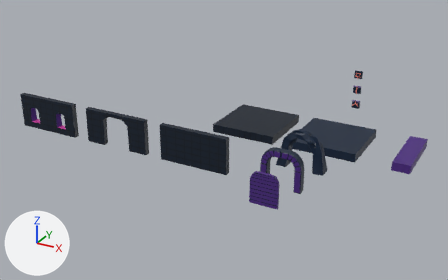
An edit to the Blender file blender/assets.blend, drawn before and after from the same camera.
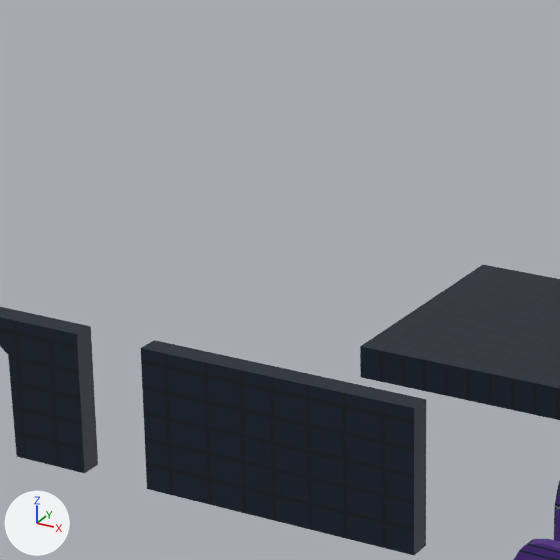
Each version appears first whole from a camera (50 mm lens) standing at (21.1, -65.1, 28.8) and looking at (-11.5, -5.8, -0.9), and next in a close-up on the part from 28% to 58% of the width and 14% to 63% of the height. Lighting does not change. The marker at lower left points along +X, +Y and +Z.

Names of what the first close-up shows: 'door', 'platform_brick', 'wall_brick_1', 'wall_brick_2'.
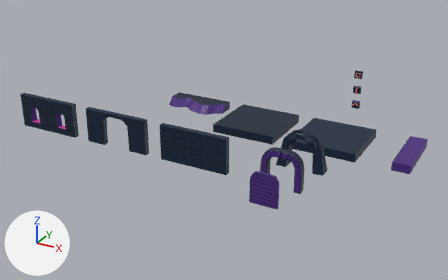
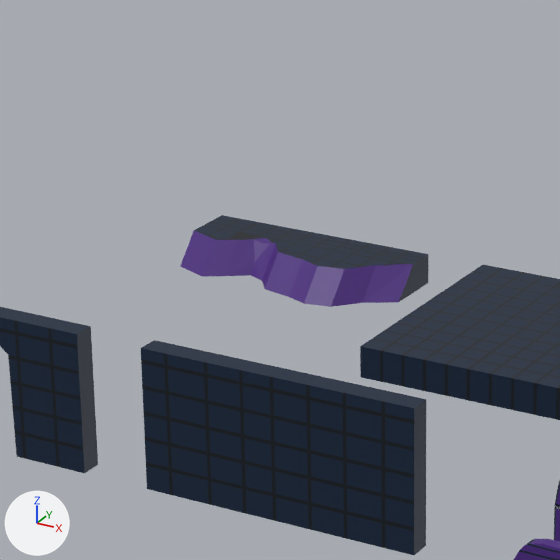
What differs and where, as boxes [x1, y1, x2, y2] in the close-ups (560 x 560 px):
'platform_brick_broken', added: after [180, 215, 428, 307]

Edits to the bpy script that builds the scene:
```text
Add img_colors_png_012:
    img_colors_png_012 = load_image('colors.png.012', '../models/textures/colors.png', 512, 512, 'sRGB')
Add mat_shared_material_012:
    mat_shared_material_012 = principled_material('shared_material.012')
    mat_shared_material_012.texture = img_colors_png_012
Add me_cube_017:
    me_cube_017.from_pydata(...)  # 436 vertices, 398 faces; spans x -4.0..4.0, y 0.41..4.0, z -1.0..0.0
    me_cube_017.materials.append(mat_shared_material_012)  # picture img_colors_png_012
Add ob_platform_brick_broken:
    ob_platform_brick_broken = bpy.data.objects.new('platform_brick_broken', me_cube_017)
    ob_platform_brick_broken.location = (-20.0, 0.0, 0.0)
```
